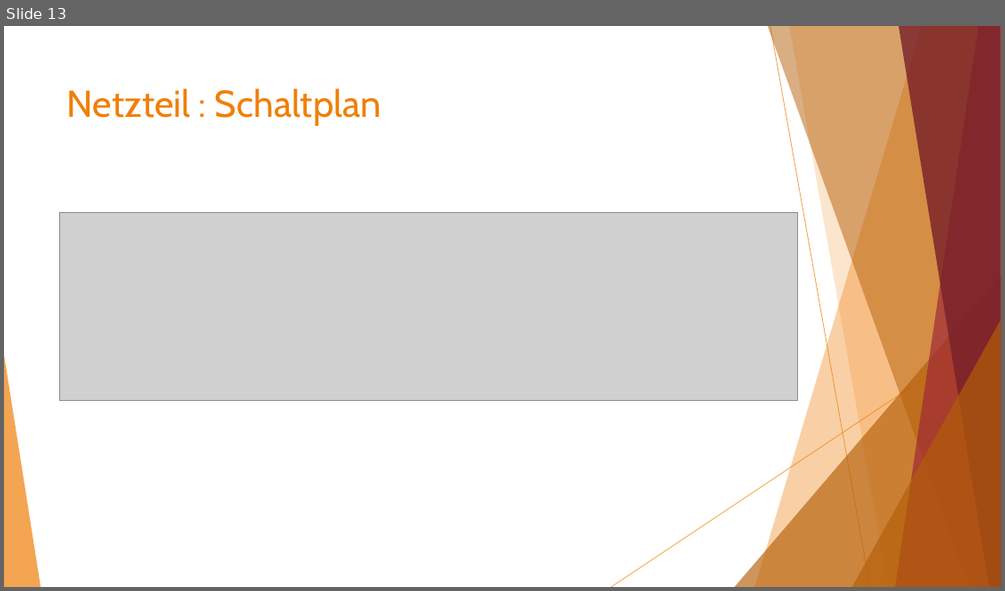
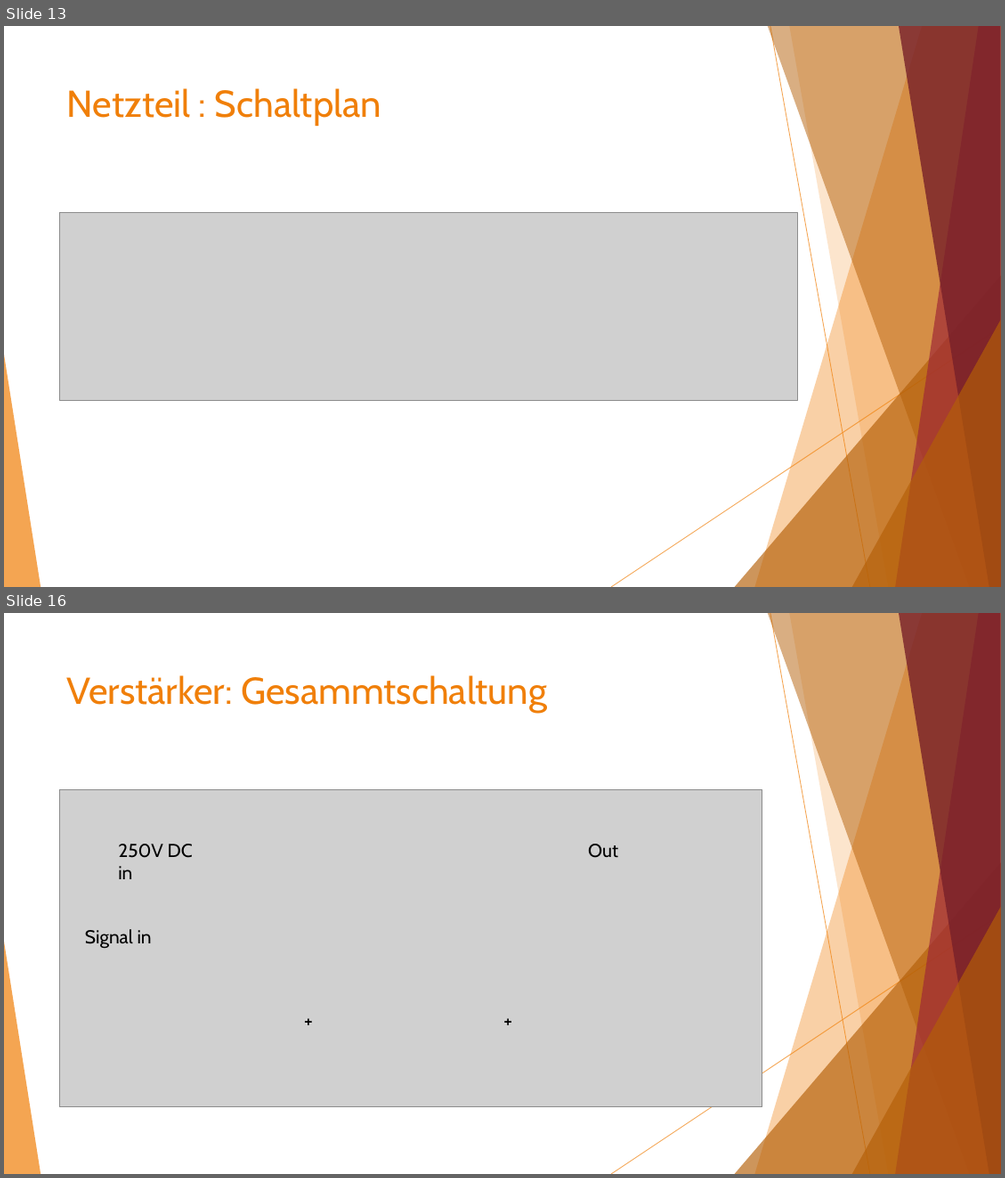
Before and after one commit to Staudi14/tube-amplifier, a slide deck: Präsentation/Röhrenverstärker.pptx. Shown one above the other, each under a label of ours: slide 13 before the commit, slides 13 and 16 after it; the slides between them are not shown. The pictures are 1005x591 and 1005x1178 pixels, drawn with LibreOffice and Linux fonts; fonts in the diff are those of the drawing; grey boxes stand for pictures. Boxes give left, top, right and bottom in pixels: in the first picture for what was removed or moved away, otherwise in the second. Text is boxed around its words. In the diff, an @@ line names an element or a change of style, - is before the commit and + after.

```diff
--- a/Präsentation/Röhrenverstärker.pptx
+++ b/Präsentation/Röhrenverstärker.pptx
@@ slide 16 added at box(4, 613, 1001, 1174), background #FFFFFF; not listed: 10 template elements that a slide beside it also shows @@
@@ title added at box(67, 675, 547, 713), 36 pt, text #F07F09 @@
+Verstärker: Gesammtschaltung
@@ picture added at box(59, 789, 762, 1107) @@
@@ text added at box(118, 844, 193, 879), 18 pt, text #000000 @@
+250V DC in
@@ text added at box(588, 844, 618, 858), 18 pt, text #000000 @@
+Out
@@ text added at box(85, 929, 152, 949), 18 pt, text #000000 @@
+Signal in
@@ text added at box(297, 1005, 322, 1036), 18 pt, text #000000 @@
++
@@ text added at box(497, 1005, 522, 1036), 18 pt, text #000000 @@
++
```
Also in this commit, not shown: 3 other slides added, 3 other files.
